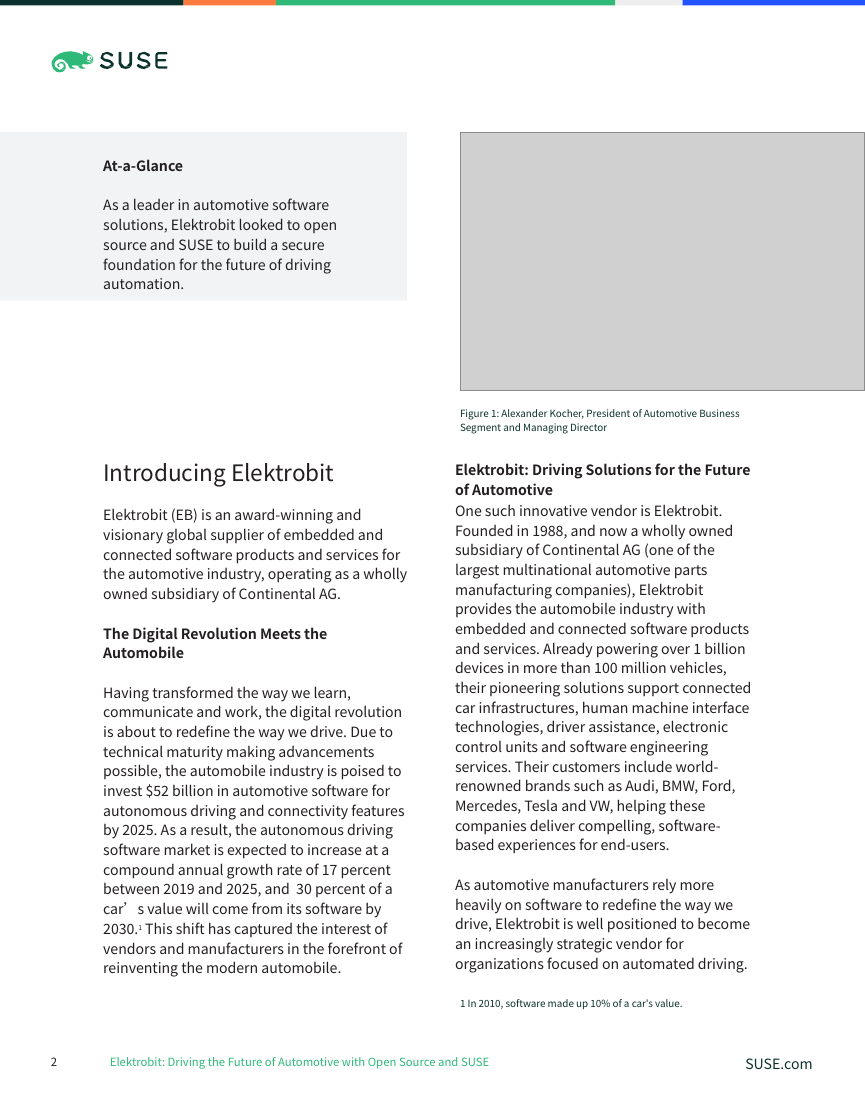
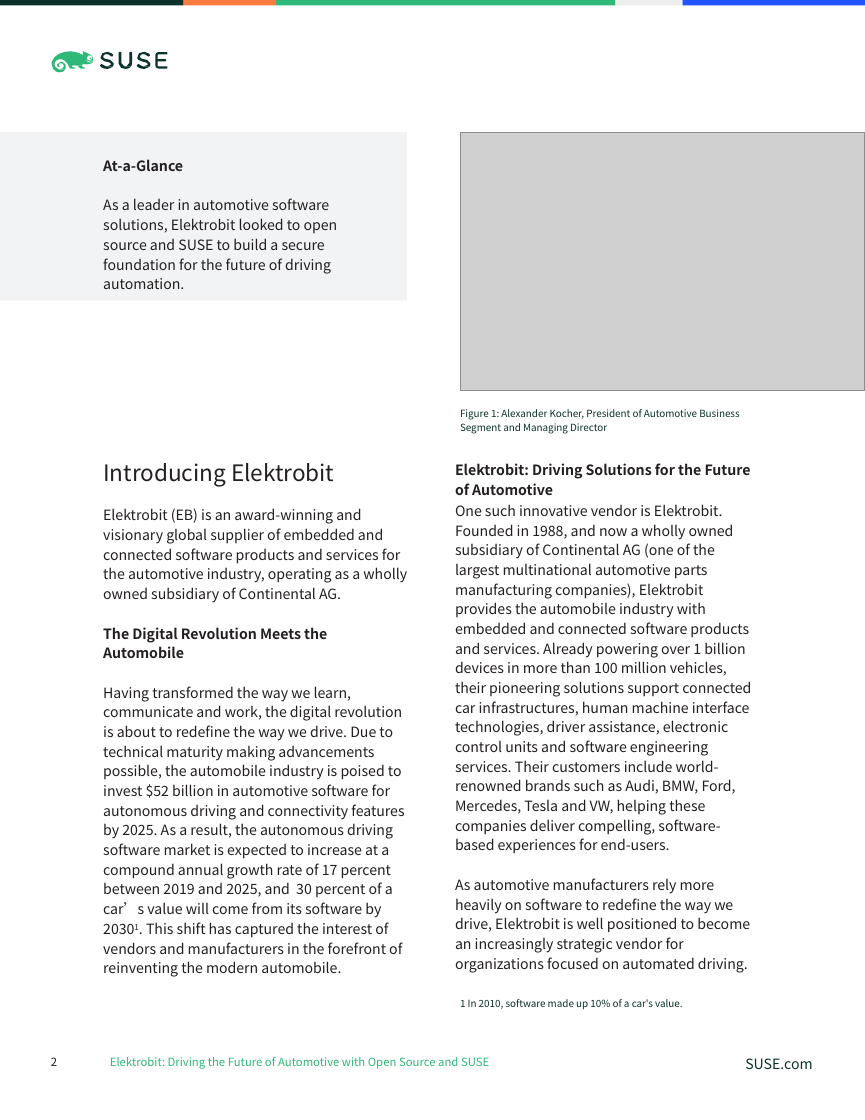
Before and after one commit to vickyhella/marketing-docs, a slide deck: slide 2 of source/whitepaper/elektrobit-ss.pptx. Drawn at 865x1120 pixels with LibreOffice and Linux fonts; fonts in the diff are those of the drawing; grey boxes stand for pictures. Boxes give left, top, right and bottom in pixels: in the first picture for what was removed or moved away, otherwise in the second. Text is boxed around its words. In the diff, an @@ line names an element or a change of style, - is before the commit and + after.

```diff
--- a/source/whitepaper/elektrobit-ss.pptx
+++ b/source/whitepaper/elektrobit-ss.pptx
@@ text at [103, 686, 404, 977]: text changed @@
-Having transformed the way we learn, communicate and work, the digital revolution is about to redefine the way we drive. Due to technical maturity making advancements possible, the automobile industry is poised to invest $52 billion in automotive software for autonomous driving and connectivity features by 2025. As a result, the autonomous driving software market is expected to increase at a compound annual growth rate of 17 percent between 2019 and 2025, and 30 percent of a car’s value will come from its software by 2030.1 This shift has captured the interest of vendors and manufacturers in the forefront of reinventing the modern automobile.
+Having transformed the way we learn, communicate and work, the digital revolution is about to redefine the way we drive. Due to technical maturity making advancements possible, the automobile industry is poised to invest $52 billion in automotive software for autonomous driving and connectivity features by 2025. As a result, the autonomous driving software market is expected to increase at a compound annual growth rate of 17 percent between 2019 and 2025, and 30 percent of a car’s value will come from its software by 20301. This shift has captured the interest of vendors and manufacturers in the forefront of reinventing the modern automobile.
```
Also in this commit, not shown: 5 other slides changed.
